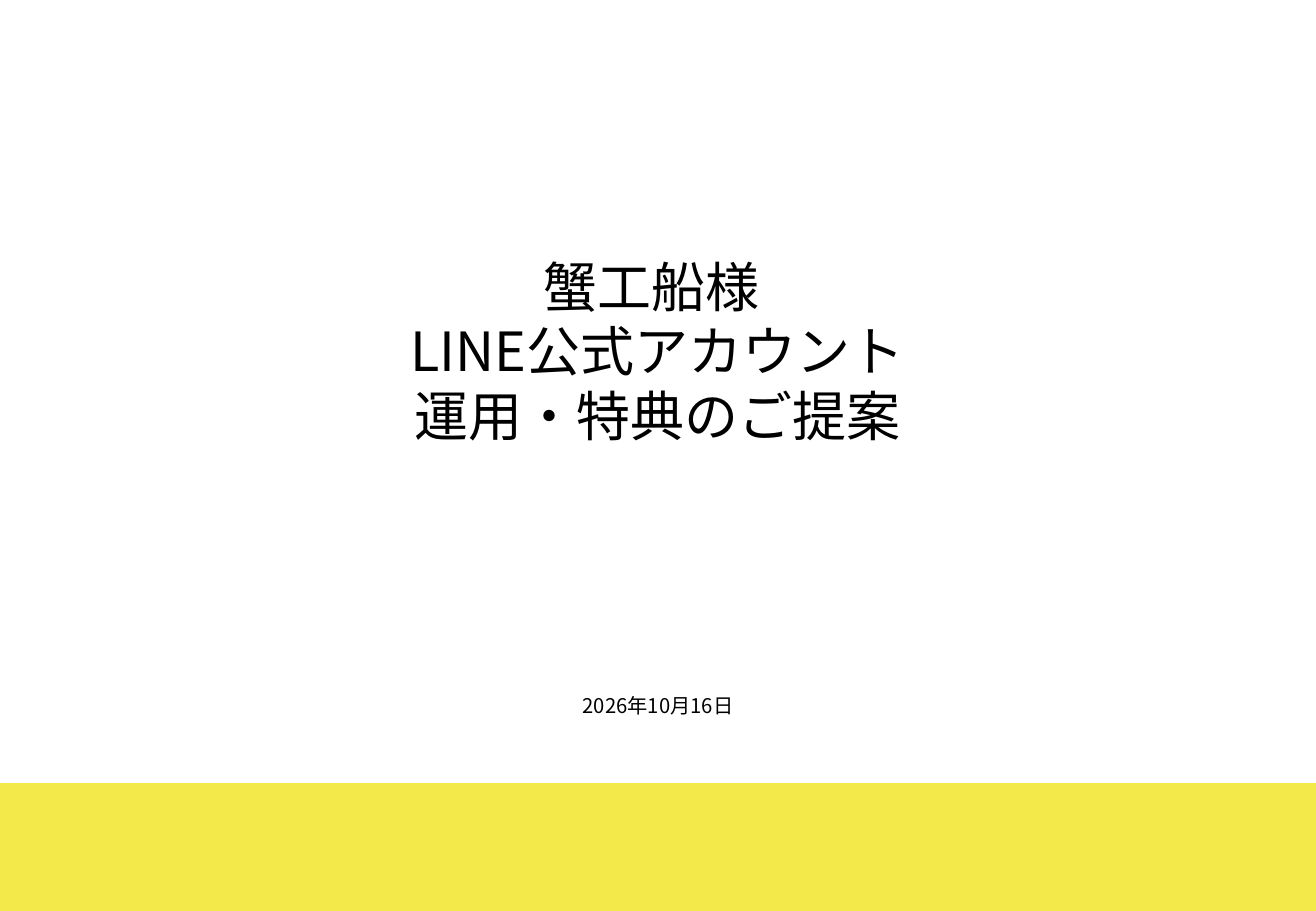
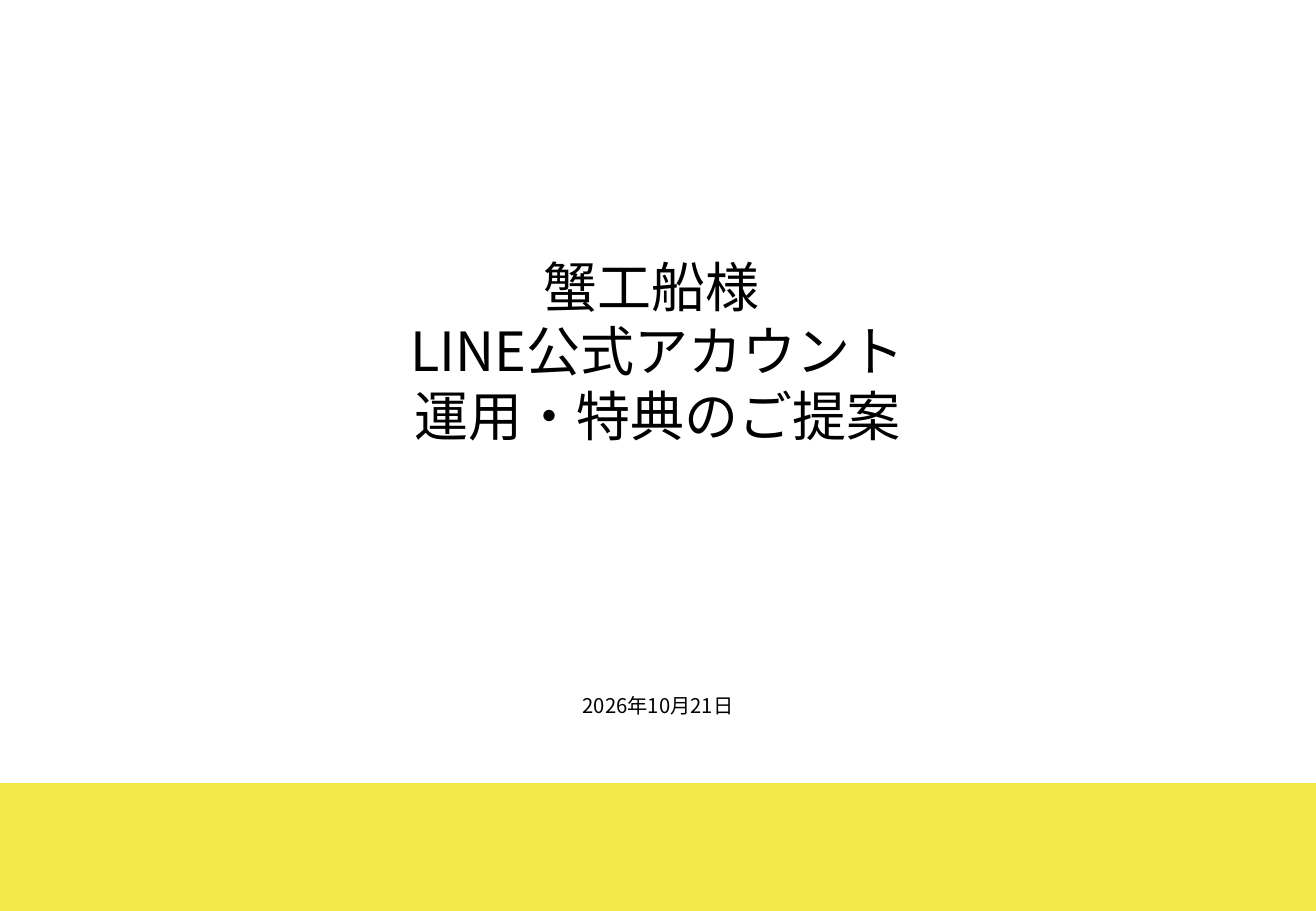
Before and after one commit to erika1427/file, a slide deck: slide 1 of 蟹工船様LINE公式アカウント運用・特典のご提案.pptx. Drawn at 1316x911 pixels with LibreOffice and Linux fonts; fonts in the diff are those of the drawing; background and template pictures are left out. Boxes give left, top, right and bottom in pixels: in the first picture for what was removed or moved away, otherwise in the second. Text is boxed around its words. In the diff, an @@ line names an element or a change of style, - is before the commit and + after.

```diff
--- a/蟹工船様LINE公式アカウント運用・特典のご提案.pptx
+++ b/蟹工船様LINE公式アカウント運用・特典のご提案.pptx
@@ text at bbox=[583, 696, 734, 715]: text changed @@
-2026年10月16日
+2026年10月21日
```
Also in this commit, not shown: 2 other slides changed, 1 other file.
